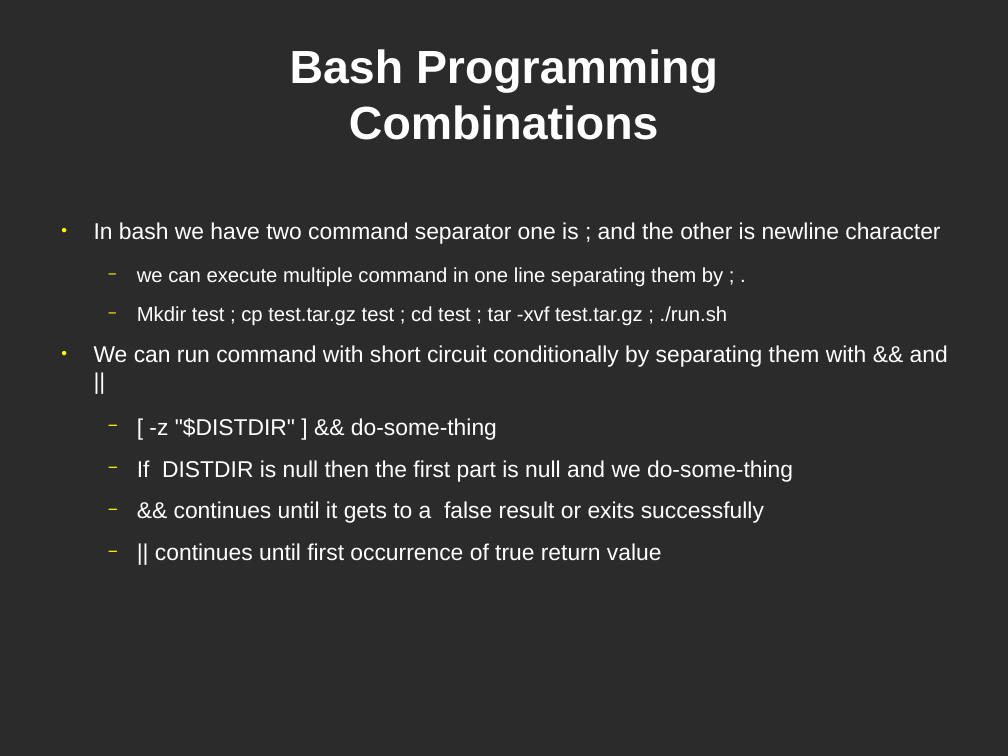
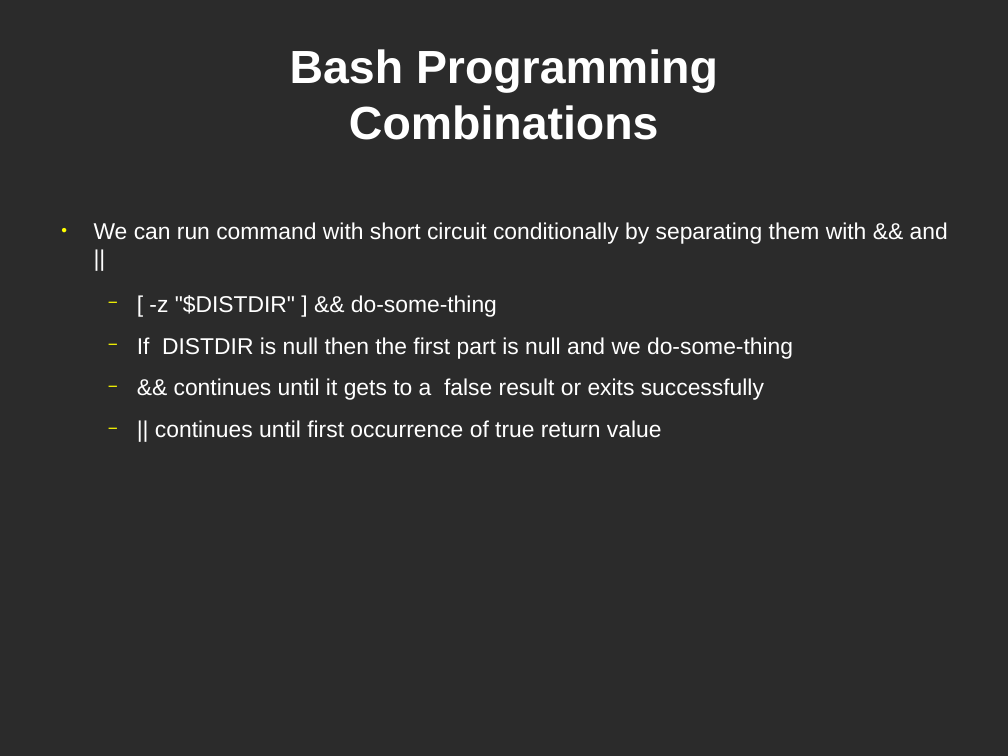
Before and after one commit to aminhjz-old/bashprogramming, a slide deck: slide 18 of bash_programming.odp (slide 17 before the commit). Drawn at 1008x756 pixels with LibreOffice and Linux fonts; fonts in the diff are those of the drawing; background and template pictures are left out; a plain dark background stands for a picture behind light text. Boxes give left, top, right and bottom in pixels: in the first picture for what was removed or moved away, otherwise in the second. Text is boxed around its words. In the diff, an @@ line names an element or a change of style, - is before the commit and + after.

Commit message:
modified slides

```diff
--- a/bash_programming.odp
+++ b/bash_programming.odp
@@ text at [94, 222, 940, 326]: paragraphs removed @@
-● In bash we have two command separator one is ; and the other is newline character
-  − we can execute multiple command in one line separating them by ; .
-  − Mkdir test ; cp test.tar.gz test ; cd test ; tar -xvf test.tar.gz ; ./run.sh
```
Also in this commit, not shown: 5 other slides changed, 1 slide added, 1 slide removed.
